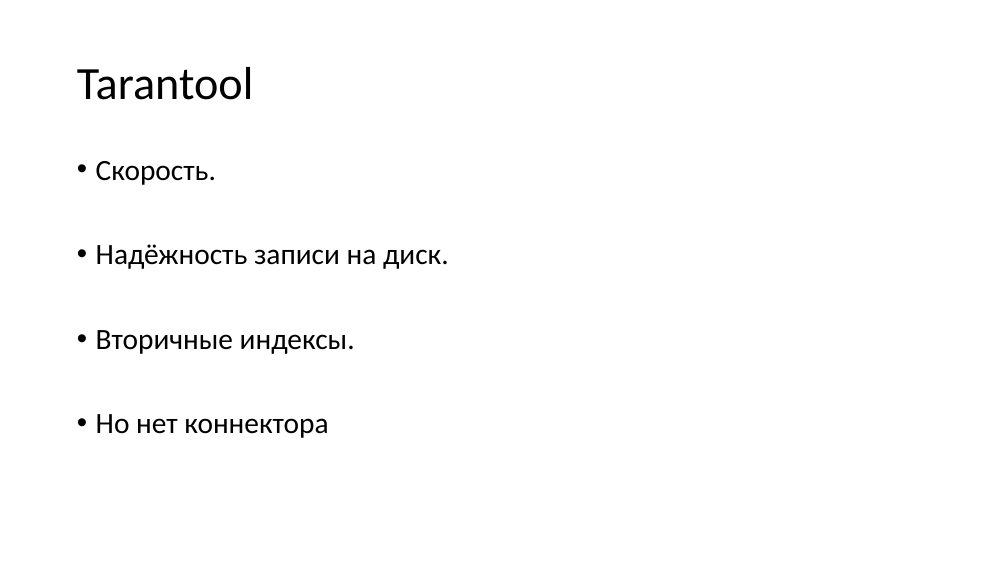
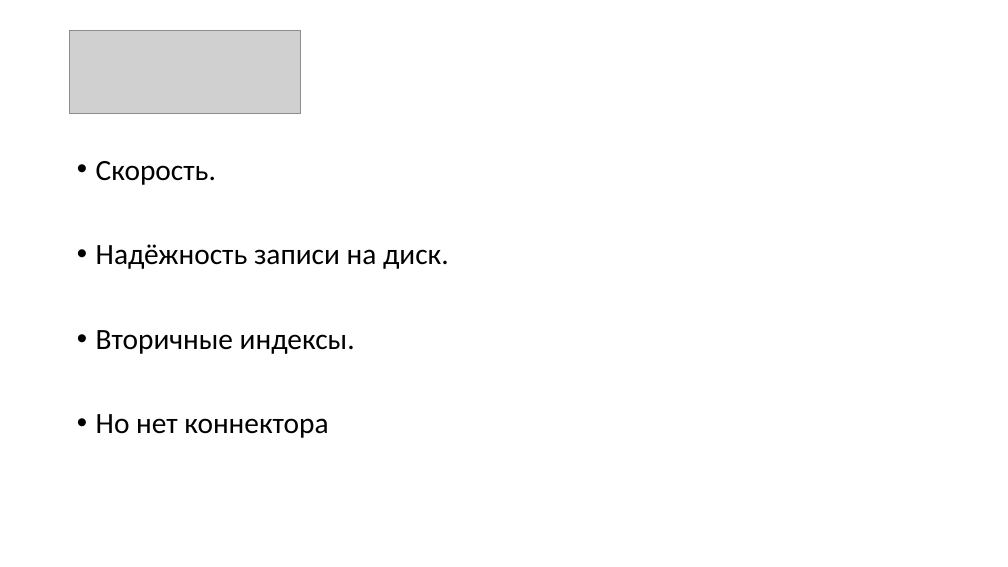
Before and after one commit to aensidhe/presentations, a slide deck: slide 4 of 2017/02/Tarantool for windows applications/Presentation.pptx. Drawn at 1008x567 pixels with LibreOffice and Linux fonts; fonts in the diff are those of the drawing; grey boxes stand for pictures. Boxes give left, top, right and bottom in pixels: in the first picture for what was removed or moved away, otherwise in the second. Text is boxed around its words. In the diff, an @@ line names an element or a change of style, - is before the commit and + after.

```diff
--- a/2017/02/Tarantool for windows applications/Presentation.pptx
+++ b/2017/02/Tarantool for windows applications/Presentation.pptx
@@ picture added at [70, 30, 301, 113] @@
@@ title removed at [77, 67, 254, 100] @@
-Tarantool
```
Also in this commit, not shown: 5 other slides changed, 1 slide added, 1 other file.
